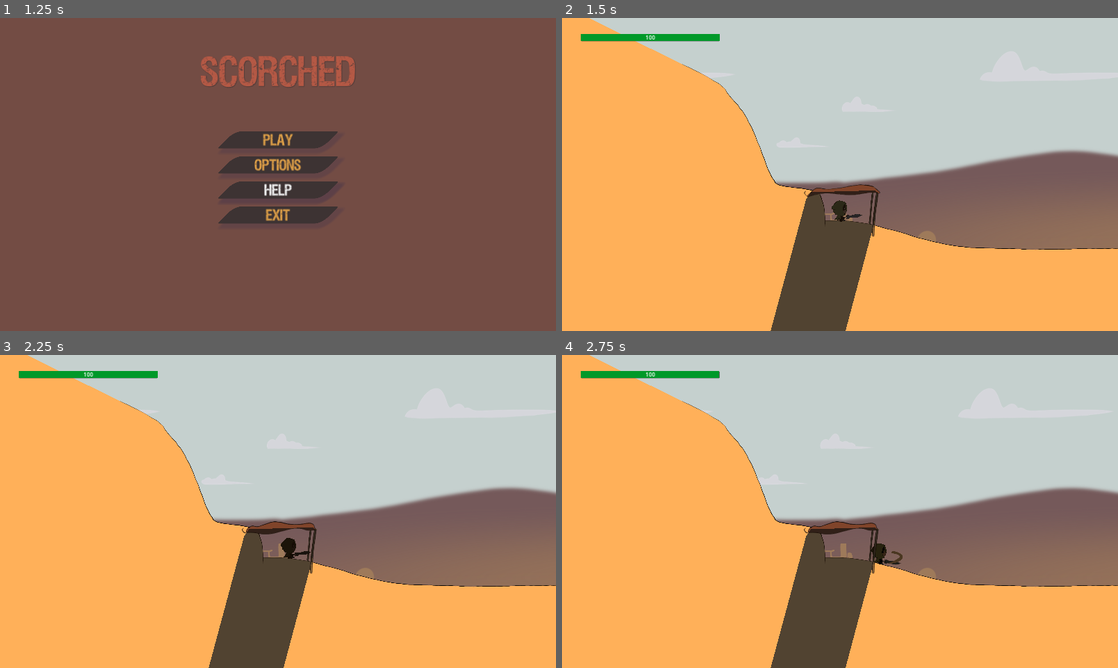
Above: before the commit, frames 1-4 (two rows, left to right).
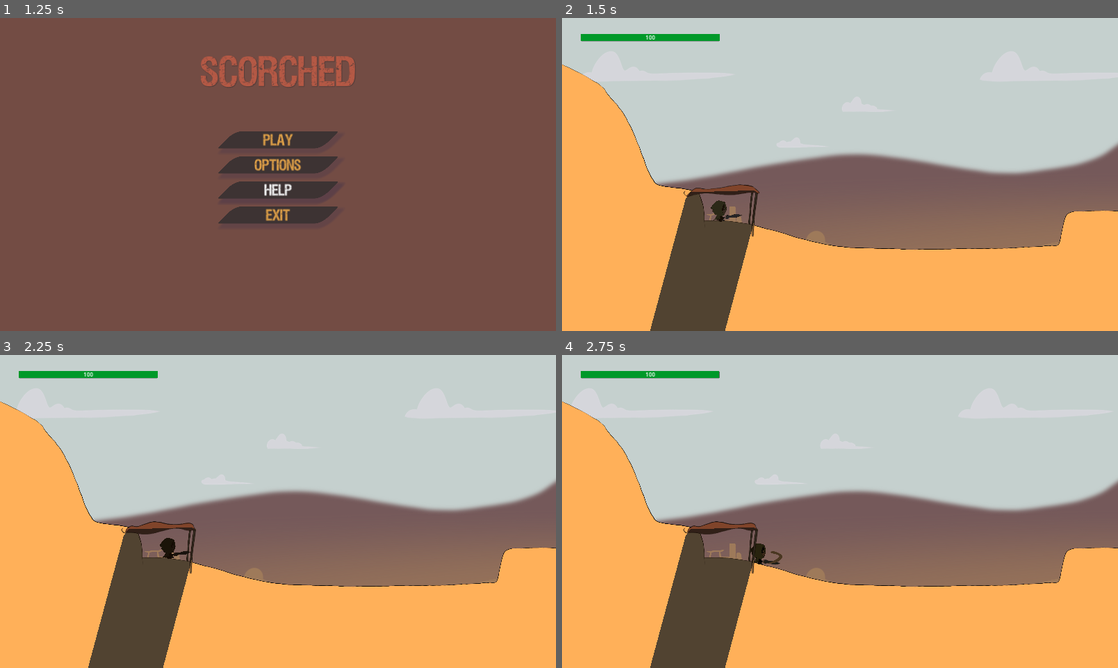
Above: after the commit, the same moments.

Repository: Niimphu/NewbieGameJam2023
Game: Godot game, scene res://Levels/MainMenu/MainMenu.tscn
Same seed, same stepped clock (60 frames per second), same inputs: the game is played once before the commit and once after it.
Inputs:
- Up to frame 1 (1.25 s): click "Help" at 0.5 s
- Up to frame 2 (1.5 s): click "Play" at 1.25 s
- Up to frame 3 (2.25 s): hold Right (ui_right) from 2.03 s (still down); hold J (attack) from 2.03 s (still down)
- Up to frame 4 (2.75 s): keep holding Right (ui_right); keep holding J (attack); tap Space (jump) at 2.27 s

Frame 1 is identical in both runs. In frame 2, 29% of the frame differs, in the area x 0-100%, y 0-100%; in frame 3, 29%; in frame 4, 29%.

Commit message:
adjusted camera boundaries and tweaks

Diff:
--- a/Levels/Environment/Sun.tscn
+++ b/Levels/Environment/Sun.tscn
@@ -1,4 +1,6 @@
-[gd_scene format=3 uid="uid://denmcawtlettb"]
+[gd_scene load_steps=2 format=3 uid="uid://denmcawtlettb"]
+
+[ext_resource type="Script" path="res://Levels/Environment/DirectSunlightManager.gd" id="1_8rdg0"]
 
 [node name="Sun" type="DirectionalLight2D" groups=["sun"]]
 position = Vector2(1009, 63)
@@ -6,4 +8,4 @@
 color = Color(1, 0.662745, 0.278431, 1)
 shadow_enabled = true
 shadow_color = Color(0.560784, 0.298039, 0.054902, 0.168627)
-metadata/_edit_lock_ = true
+script = ExtResource("1_8rdg0")
--- a/Levels/Level 1/level_1.tscn
+++ b/Levels/Level 1/level_1.tscn
@@ -180,6 +180,14 @@
 
 [node name="Player" parent="." instance=ExtResource("1_kbnwk")]
 position = Vector2(129, 365)
+DECELERATION = null
+ACCELERATION = null
+JUMP_VELOCITY = null
+MAX_WALK_VELOCITY = null
+ATTACKING_VELOCITY_MOD = null
+PARASOL_GRAVITY_MODIFIER = null
+OBJECT_PUSH_FORCE = null
+SHADOW_TRANSITION_SCALE = null
 
 [node name="RemoteTransform2D" type="RemoteTransform2D" parent="Player"]
 remote_path = NodePath("../../Camera2D")
--- a/Levels/Level_1.tscn
+++ b/Levels/Level_1.tscn
@@ -74,6 +74,14 @@
 position = Vector2(394, 477)
 floor_stop_on_slope = false
 floor_max_angle = 0.872665
+DECELERATION = null
+ACCELERATION = null
+JUMP_VELOCITY = null
+MAX_WALK_VELOCITY = null
+ATTACKING_VELOCITY_MOD = null
+PARASOL_GRAVITY_MODIFIER = null
+OBJECT_PUSH_FORCE = null
+SHADOW_TRANSITION_SCALE = null
 
 [node name="RemoteTransform2D" type="RemoteTransform2D" parent="Player"]
 remote_path = NodePath("../../Camera2D")
--- a/Levels/Tutorial/Tutorial.tscn
+++ b/Levels/Tutorial/Tutorial.tscn
@@ -21,6 +21,9 @@
 [sub_resource type="RectangleShape2D" id="RectangleShape2D_7g1mk"]
 size = Vector2(20, 117)
 
+[sub_resource type="RectangleShape2D" id="RectangleShape2D_4l1cj"]
+size = Vector2(188.182, 20.9091)
+
 [sub_resource type="SpriteFrames" id="SpriteFrames_iwcyp"]
 animations = [{
 "frames": [{
@@ -43,9 +46,6 @@
 "name": &"default",
 "speed": 10.0
 }]
-
-[sub_resource type="RectangleShape2D" id="RectangleShape2D_4l1cj"]
-size = Vector2(188.182, 20.9091)
 
 [sub_resource type="OccluderPolygon2D" id="OccluderPolygon2D_7l84w"]
 polygon = PackedVector2Array(75.4545, -44.5454, 86.3636, -44.5454, 98.1818, -36.3636, 82.7273, 50.9091, -110, 47.2727, -93.6364, -20.9091, -80.9091, -40)
@@ -78,8 +78,8 @@
 motion_scale = Vector2(0.6, 0.1)
 
 [node name="Sprite2D" type="Sprite2D" parent="ParallaxBackground/ParallaxLayer_BackgroundTerrain"]
-position = Vector2(2230, 333)
-scale = Vector2(0.4, 0.4)
+position = Vector2(2100, 333)
+scale = Vector2(0.5, 0.5)
 texture = ExtResource("2_5t8ry")
 
 [node name="ParallaxLayer_BackgroundTerrain2" type="ParallaxLayer" parent="ParallaxBackground"]
@@ -128,6 +128,13 @@
 position = Vector2(199, 428)
 floor_stop_on_slope = false
 floor_max_angle = 0.872665
+DECELERATION = null
+ACCELERATION = null
+JUMP_VELOCITY = null
+MAX_WALK_VELOCITY = null
+ATTACKING_VELOCITY_MOD = null
+PARASOL_GRAVITY_MODIFIER = null
+OBJECT_PUSH_FORCE = null
 SHADOW_TRANSITION_SCALE = 2.0
 
 [node name="RemoteTransform2D" type="RemoteTransform2D" parent="Player"]
@@ -138,30 +145,36 @@
 scale = Vector2(0.8, 0.8)
 offset = Vector2(0, -100)
 process_callback = 0
+limit_left = -254
+limit_right = 5052
+limit_bottom = 920
 position_smoothing_enabled = true
 position_smoothing_speed = 20.0
 drag_horizontal_enabled = true
 drag_vertical_enabled = true
+editor_draw_limits = true
 
 [node name="FlappyTarp" type="StaticBody2D" parent="."]
 position = Vector2(204, 423)
 scale = Vector2(1.1, 1.1)
 collision_mask = 14
 
-[node name="Tarp" type="AnimatedSprite2D" parent="FlappyTarp"]
-sprite_frames = SubResource("SpriteFrames_iwcyp")
-autoplay = "default"
-
 [node name="CollisionShape2D" type="CollisionShape2D" parent="FlappyTarp"]
 position = Vector2(2.27274, -39.5454)
 shape = SubResource("RectangleShape2D_4l1cj")
 
-[node name="LightOccluder2D" type="LightOccluder2D" parent="FlappyTarp" groups=["shadows"]]
+[node name="Tarp" type="AnimatedSprite2D" parent="FlappyTarp"]
+light_mask = 2
+sprite_frames = SubResource("SpriteFrames_iwcyp")
+autoplay = "default"
+
+[node name="LightOccluder2D" type="LightOccluder2D" parent="FlappyTarp/Tarp" groups=["shadows"]]
 occluder = SubResource("OccluderPolygon2D_7l84w")
 
 [node name="Sun" parent="." instance=ExtResource("16_r1fc6")]
 position = Vector2(814, 57)
 energy = 0.8
+range_item_cull_mask = 2
 
 [node name="CanvasModulate" type="CanvasModulate" parent="."]
 color = Color(0.25098, 0.25098, 0.25098, 1)
